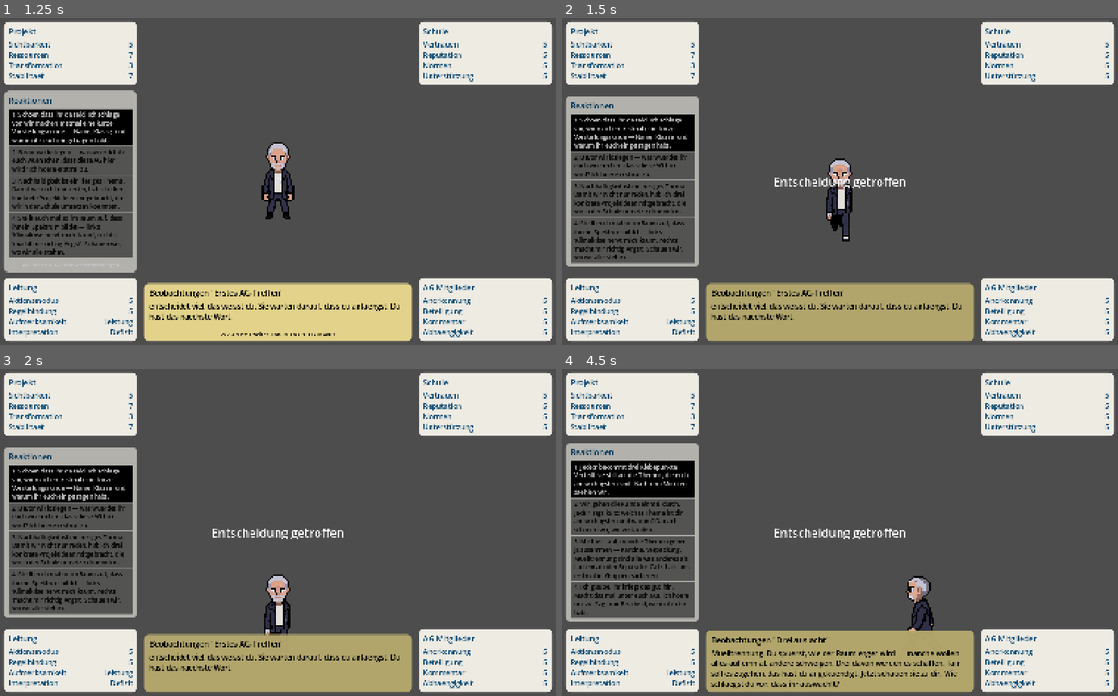
Above: before the commit, frames 1-4 (two rows, left to right).
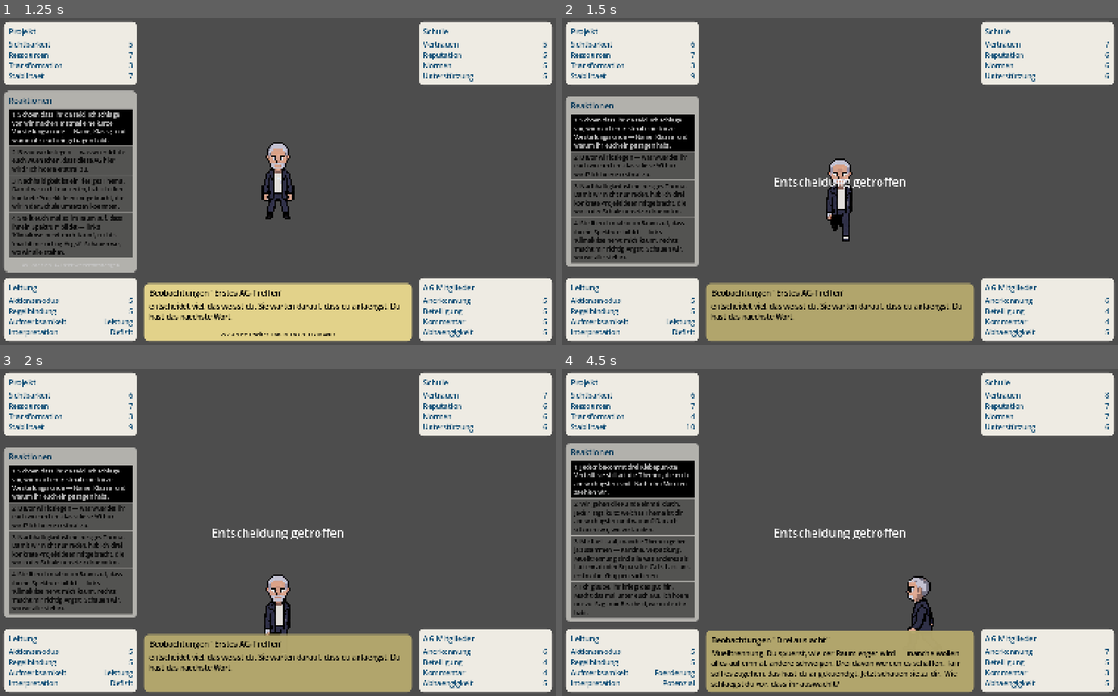
Above: after the commit, the same moments.

Repository: chris-hsd/unfair-game
Game: Godot game, scene res://scenes/game.tscn
Same seed, same stepped clock (60 frames per second), same inputs: the game is played once before the commit and once after it. This scene is started directly instead of the project's main scene.
Inputs:
- Up to frame 1 (1.25 s): tap Enter at 0.5 s; hold D (move_right) from 0.53 s (still down); hold Tab (story_focus_toggle) from 0.53 s (still down)
- Up to frame 2 (1.5 s): tap Space at 1.25 s; release D (move_right) at 1.28 s; release Tab (story_focus_toggle) at 1.28 s; hold S (move_down) from 1.28 s (still down); tap E (story_toggle_mode) at 1.35 s
- Up to frame 3 (2 s): keep holding S (move_down)
- Up to frame 4 (4.5 s): release S (move_down) at 2.03 s; hold D (move_right) 2.03-2.78 s; hold Tab (story_focus_toggle) 2.03-2.78 s; hold W (move_up) 2.78-3.53 s; tap E (story_toggle_mode) at 2.85, 4.35 s; tap Enter at 3.5 s; hold Tab (story_focus_toggle) 3.53-4.28 s; hold A (move_left) from 3.53 s (still down); tap Space at 4.25 s

Frame 1 is identical in both runs. In frame 2, less than 0.1% of the frame differs, in the area x 23-99%, y 7-94%; in frame 3, less than 0.1%; in frame 4, 0.2%, in the area x 16-99%, y 7-97%.

Commit message:
Add weighted effect engine for story choices
Introduce a stateless EffectEngine class that computes pure float deltas from option_tags, the selected avatar, the CSV schema, tag matrix, and avatar overrides. Add the single-tag helper as a thin wrapper over the same compute path.

Move stat mutation back into GameData: apply_deltas is now the only write path, internal stat values accumulate as unclamped floats, and get_stat_display returns rounded values clipped to the schema scale for HUD display.

Wire story confirmation into the effect pipeline. StoryState now applies the selected option effects before showing the decision confirmation and advancing to the next story, using the avatar selected through the existing character selection flow.

Commit the data model documentation and include the current formatting update to 02_themenwahl.json.

Validation: godot --headless loaded res://scenes/game.tscn and res://scenes/character_select.tscn successfully.

Diff:
--- a/scenes/hud.gd
+++ b/scenes/hud.gd
@@ -82,9 +82,9 @@
 	if get_node_or_null("/root/GameData") == null:
 		return
 	for stat_id in PROJEKT_STATS + SCHULE_STATS + AG_STATS:
-		_set_value(stat_id, _format_number(GameData.get_stat_value(stat_id)))
-	_set_value("lt_akt", _format_number(GameData.get_stat_value("lt_akt")))
-	_set_value("lt_reg", _format_number(GameData.get_stat_value("lt_reg")))
+		_set_value(stat_id, str(GameData.get_stat_display(stat_id)))
+	_set_value("lt_akt", str(GameData.get_stat_display("lt_akt")))
+	_set_value("lt_reg", str(GameData.get_stat_display("lt_reg")))
 	_set_value("aufmerksamkeit", GameData.get_highest_label_suffix(AUFMERKSAMKEIT_STATS))
 	_set_value("interpretation", GameData.get_highest_label_suffix(INTERPRETATION_STATS))
 
@@ -198,6 +198,7 @@
 		return
 	if StoryState.get_options().is_empty():
 		return
+	StoryState.apply_selected_option_effects()
 	_is_confirming_decision = true
 	decision_message.text = "Entscheidung getroffen"
 	decision_message.visible = true
--- /dev/null
+++ b/scripts/effect_engine.gd
@@ -0,0 +1,68 @@
+extends RefCounted
+class_name EffectEngine
+
+static func compute_deltas(
+	option_tags: Dictionary,
+	avatar_id: String,
+	schema: Array,
+	matrix: Dictionary,
+	overrides: Array,
+	current_stats: Dictionary = {}
+) -> Dictionary:
+	var schema_by_id := _build_schema_by_id(schema)
+	var deltas := {}
+	for tag_key in option_tags.keys():
+		var tag := String(tag_key)
+		var weight := float(option_tags[tag_key])
+		if is_zero_approx(weight):
+			continue
+		if not matrix.has(tag):
+			push_warning("Unknown option tag: %s" % tag)
+			continue
+		var tag_row = matrix[tag]
+		if not (tag_row is Dictionary):
+			push_warning("Invalid matrix row for tag: %s" % tag)
+			continue
+		for stat_key in tag_row.keys():
+			var stat_id := String(stat_key)
+			if not schema_by_id.has(stat_id):
+				push_warning("Matrix references unknown stat: %s" % stat_id)
+				continue
+			var matrix_delta := float(tag_row[stat_key])
+			if is_zero_approx(matrix_delta):
+				continue
+			var stat_def: Dictionary = schema_by_id[stat_id]
+			var delta := matrix_delta * weight
+			delta *= float(stat_def.get("magnitude_factor", 1.0))
+			delta *= _get_override_multiplier(overrides, avatar_id, tag, stat_id)
+			if not is_zero_approx(delta):
+				deltas[stat_id] = float(deltas.get(stat_id, 0.0)) + delta
+	return deltas
+
+static func compute_deltas_for_single_tag(
+	tag: String,
+	weight: float,
+	avatar_id: String,
+	schema: Array,
+	matrix: Dictionary,
+	overrides: Array,
+	current_stats: Dictionary = {}
+) -> Dictionary:
+	return compute_deltas({tag: weight}, avatar_id, schema, matrix, overrides, current_stats)
+
+static func _build_schema_by_id(schema: Array) -> Dictionary:
+	var schema_by_id := {}
+	for stat_def in schema:
+		if stat_def is Dictionary:
+			var stat_id := String(stat_def.get("stat_id", ""))
+			if stat_id != "":
+				schema_by_id[stat_id] = stat_def
+	return schema_by_id
+
+static func _get_override_multiplier(overrides: Array, avatar_id: String, tag: String, stat_id: String) -> float:
+	for row in overrides:
+		if not (row is Dictionary):
+			continue
+		if row.get("avatar_id", "") == avatar_id and row.get("tag", "") == tag and row.get("stat_id", "") == stat_id:
+			return float(row.get("multiplier", 1.0))
+	return 1.0
--- a/scripts/game_data.gd
+++ b/scripts/game_data.gd
@@ -43,14 +43,20 @@
 func get_stat_def(stat_id: String) -> Dictionary:
 	return _schema_by_id.get(stat_id, {})
 
-func get_stat_value(stat_id: String) -> float:
+func get_stat_internal(stat_id: String) -> float:
 	return float(stats.get(stat_id, 0.0))
+
+func get_stat_display(stat_id: String) -> int:
+	var stat_def := get_stat_def(stat_id)
+	var min_value := float(stat_def.get("scale_min", 1.0))
+	var max_value := float(stat_def.get("scale_max", 10.0))
+	return int(round(clamp(get_stat_internal(stat_id), min_value, max_value)))
 
 func get_highest_label(stat_ids: Array[String]) -> String:
 	var best_id := ""
 	var best_value := -INF
 	for stat_id in stat_ids:
-		var value := get_stat_value(stat_id)
+		var value := get_stat_internal(stat_id)
 		if best_id == "" or value > best_value:
 			best_id = stat_id
 			best_value = value
@@ -60,26 +66,22 @@
 	var best_id := ""
 	var best_value := -INF
 	for stat_id in stat_ids:
-		var value := get_stat_value(stat_id)
+		var value := get_stat_internal(stat_id)
 		if best_id == "" or value > best_value:
 			best_id = stat_id
 			best_value = value
 	return get_stat_label_suffix(best_id) if best_id != "" else "-"
 
-func apply_tag(tag: String) -> void:
-	if not matrix.has(tag):
-		push_warning("Unknown action tag: %s" % tag)
-		return
-	for stat_id in matrix[tag]:
-		var delta := float(matrix[tag][stat_id])
+func apply_deltas(deltas: Dictionary) -> void:
+	for stat_key in deltas.keys():
+		var stat_id := String(stat_key)
+		if not _schema_by_id.has(stat_id):
+			push_warning("Ignoring delta for unknown stat: %s" % stat_id)
+			continue
+		var delta := float(deltas[stat_key])
 		if is_zero_approx(delta):
 			continue
-		var stat_def := get_stat_def(stat_id)
-		delta *= float(stat_def.get("magnitude_factor", 1.0))
-		delta *= _get_override_multiplier(_current_avatar_id, tag, stat_id)
-		var min_value := float(stat_def.get("scale_min", 1.0))
-		var max_value := float(stat_def.get("scale_max", 10.0))
-		stats[stat_id] = clamp(get_stat_value(stat_id) + delta, min_value, max_value)
+		stats[stat_id] = get_stat_internal(stat_id) + delta
 	stats_changed.emit()
 
 func _load_schema() -> void:
@@ -137,12 +139,6 @@
 			"note": String(row.get("note", "")),
 		})
 
-func _get_override_multiplier(avatar_id: String, tag: String, stat_id: String) -> float:
-	for row in overrides:
-		if row["avatar_id"] == avatar_id and row["tag"] == tag and row["stat_id"] == stat_id:
-			return float(row["multiplier"])
-	return 1.0
-
 func _read_csv_dicts(path: String) -> Array[Dictionary]:
 	var file := FileAccess.open(path, FileAccess.READ)
 	if file == null:
--- a/scripts/story_state.gd
+++ b/scripts/story_state.gd
@@ -8,6 +8,7 @@
 enum Mode { AVATAR, STORY }
 enum Focus { STORY, OPTIONS }
 
+const EffectEngineScript := preload("res://scripts/effect_engine.gd")
 const STORY_PATHS: Array[String] = [
 	"res://stories/01_kennenlernen.json",
 	"res://stories/02_themenwahl.json",
@@ -104,6 +105,25 @@
 	var option = options[selected_option_index]
 	return option if option is Dictionary else {}
 
+func apply_selected_option_effects() -> Dictionary:
+	var option := get_selected_option()
+	if option.is_empty():
+		return {}
+	var option_tags = option.get("option_tags", {})
+	if not (option_tags is Dictionary):
+		push_warning("Selected option has no valid option_tags")
+		return {}
+	var deltas: Dictionary = EffectEngineScript.compute_deltas(
+		option_tags,
+		GameData.get_current_avatar_id(),
+		GameData.schema,
+		GameData.matrix,
+		GameData.overrides,
+		GameData.stats
+	)
+	GameData.apply_deltas(deltas)
+	return deltas
+
 func _load_json_file(path: String) -> Dictionary:
 	var file := FileAccess.open(path, FileAccess.READ)
 	if file == null:
--- a/stories/02_themenwahl.json
+++ b/stories/02_themenwahl.json
@@ -8,64 +8,64 @@
 
   "story_hook": "Zweite Sitzung, drei Wochen nach dem Auftakt. An der Tafel haengen acht Themen: weniger Verpackung im  …(396 unchanged characters)…
   "story_hook_variants": [
-    {
-      "condition": { "lt_reg": ">6" },
-      "text": "Zweite Sitzung, drei Wochen n …(371 unchanged characters)…
-    }
+	{
+	  "condition": { "lt_reg": ">6" },
+	  "text": "Zweite Sitzung, drei Wochen n …(371 unchanged characters)…
+	}
   ],
   "story_hook_media": {},
 
   "options": [
-    {
-      "option_id": "opt_silent_voting",
-      "option_text": "Jede:r bekommt drei Klebepunkte. Verteilt sie still auf die Themen, die euch am wichtigsten sind. Nach drei Minuten zaehlen wir.",
-      "option_text_variants": [
-        {
-          "condition": { "lt_reg": ">6" },
-          "text": "Wie immer ganz strukturiert: drei Klebepunkte pro Person, still verteilen, nach drei Minuten zaehlen wir."
-        }
-      ],
-      "option_tags": {
-        "regelstrikt": 0.8,
-        "prio_mitglieder": 0.5,
-        "framen_struktur": 0.3
-      },
-      "option_media": {}
-    },
-    {
-      "option_id": "opt_runde_warum",
-      "option_text": "Wir gehen die Runde einmal durch. Jede:r sagt kurz: welches Thema ist dir am wichtigsten und warum? Danach schauen wir, wo wir landen.",
-      "option_text_variants": [],
-      "option_tags": {
-        "adressieren_offen": 0.7,
-        "framen_potenzial": 0.6,
-        "prio_mitglieder": 0.6,
-        "eingreifen_frueh": 0.3
-      },
-      "option_media": {}
-    },
-    {
-      "option_id": "opt_clustern_zuerst",
-      "option_text": "Mir faellt auf, manche Themen gehen ja zusammen — Kantine, Verpackung, Muelltrennung sind alle was anderes als Lastenrad oder Reparatur-Cafe. Lass uns erstmal in Gruppen sortieren.",
-      "option_text_variants": [],
-      "option_tags": {
-        "framen_struktur": 0.8,
-        "regelstrikt": 0.5,
-        "eingreifen_frueh": 0.5
-      },
-      "option_media": {}
-    },
-    {
-      "option_id": "opt_uebergeben",
-      "option_text": "Ich glaube, ihr kriegt das gut hin. Macht das mal unter euch aus, ich hoere nur zu. Sagt mir Bescheid, wenn ihr drei habt.",
-      "option_text_variants": [],
-      "option_tags": {
-        "eingreifen_nicht": 0.9,
-        "prio_mitglieder": 0.5,
-        "framen_potenzial": 0.4,
-        "adressieren_offen": 0.4
-      },
-      "option_media": {}
-    }
+	{
+	  "option_id": "opt_silent_voting",
+	  "option_text": "Jede:r bekommt drei Klebepunkte. Verteilt sie still auf die Themen, die euch am wichtigsten sind. Nach drei Minuten zaehlen wir.",
+	  "option_text_variants": [
+		{
+		  "condition": { "lt_reg": ">6" },
+		  "text": "Wie immer ganz strukturiert: drei Klebepunkte pro Person, still verteilen, nach drei Minuten zaehlen wir."
+		}
+	  ],
+	  "option_tags": {
+		"regelstrikt": 0.8,
+		"prio_mitglieder": 0.5,
+		"framen_struktur": 0.3
+	  },
+	  "option_media": {}
+	},
+	{
+	  "option_id": "opt_runde_warum",
+	  "option_text": "Wir gehen die Runde einmal durch. Jede:r sagt kurz: welches Thema ist dir am wichtigsten und warum? Danach schauen wir, wo wir landen.",
+	  "option_text_variants": [],
+	  "option_tags": {
+		"adressieren_offen": 0.7,
+		"framen_potenzial": 0.6,
+		"prio_mitglieder": 0.6,
+		"eingreifen_frueh": 0.3
+	  },
+	  "option_media": {}
+	},
+	{
+	  "option_id": "opt_clustern_zuerst",
+	  "option_text": "Mir faellt auf, manche Themen gehen ja zusammen — Kantine, Verpackung, Muelltrennung sind alle was anderes als Lastenrad oder Reparatur-Cafe. Lass uns erstmal in Gruppen sortieren.",
+	  "option_text_variants": [],
+	  "option_tags": {
+		"framen_struktur": 0.8,
+		"regelstrikt": 0.5,
+		"eingreifen_frueh": 0.5
+	  },
+	  "option_media": {}
+	},
+	{
+	  "option_id": "opt_uebergeben",
+	  "option_text": "Ich glaube, ihr kriegt das gut hin. Macht das mal unter euch aus, ich hoere nur zu. Sagt mir Bescheid, wenn ihr drei habt.",
+	  "option_text_variants": [],
+	  "option_tags": {
+		"eingreifen_nicht": 0.9,
+		"prio_mitglieder": 0.5,
+		"framen_potenzial": 0.4,
+		"adressieren_offen": 0.4
+	  },
+	  "option_media": {}
+	}
   ]
 }
Not shown, added: scripts/effect_engine.gd.uid
Not shown, added: docs/daten_dokumentation.md
